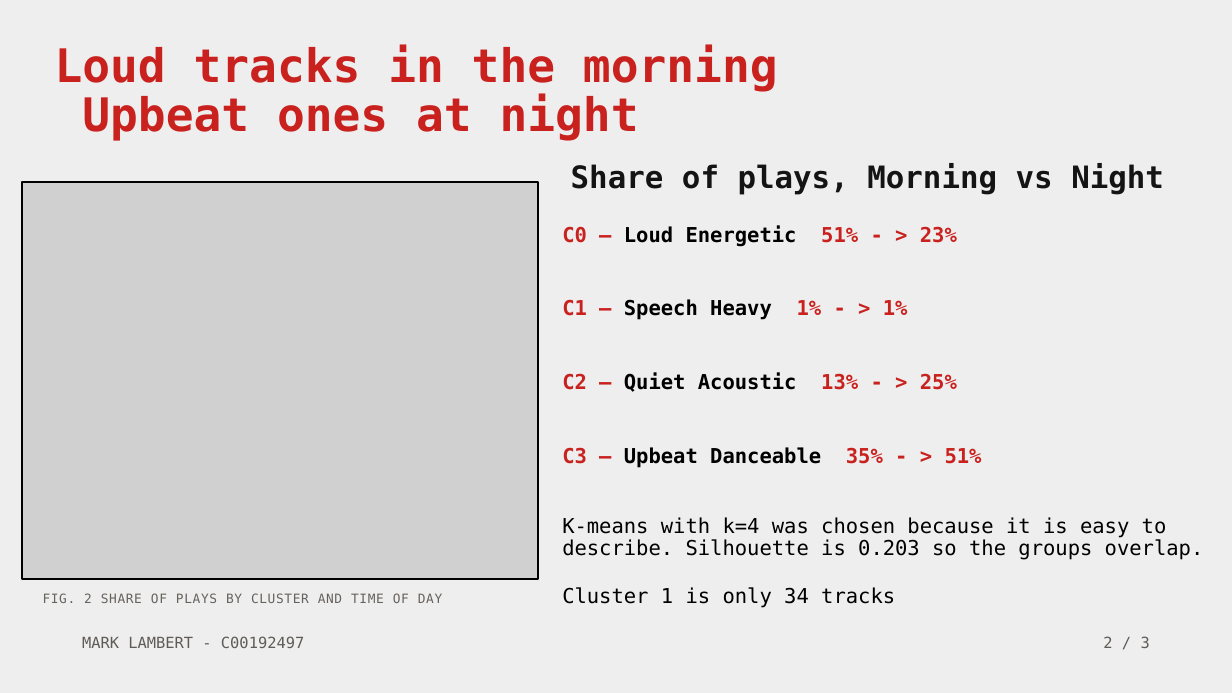
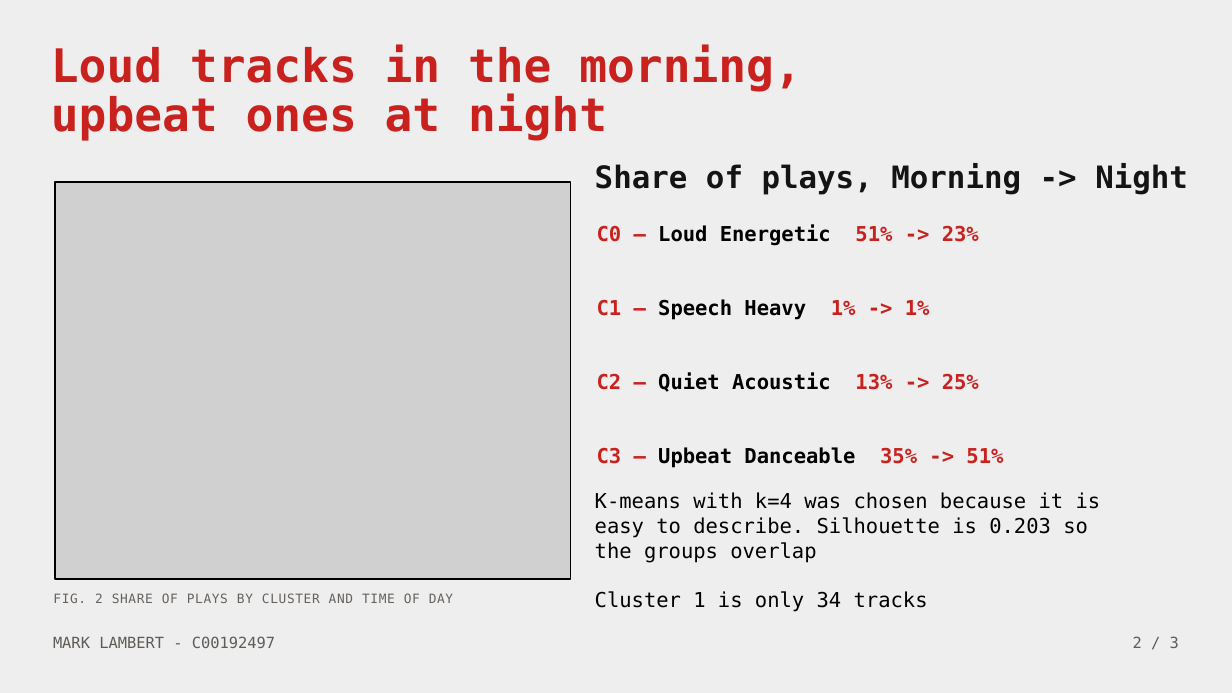
Before and after one commit to lambert-27/lastfm-datasci-portfolio, a slide deck: slide 2 of documentation/lastfm_portfolio_presentation.odp. Drawn at 1232x693 pixels with LibreOffice and Linux fonts; fonts in the diff are those of the drawing; grey boxes stand for pictures. Boxes give left, top, right and bottom in pixels: in the first picture for what was removed or moved away, otherwise in the second. Text is boxed around its words. In the diff, an @@ line names an element or a change of style, - is before the commit and + after.

```diff
--- a/documentation/lastfm_portfolio_presentation.odp
+++ b/documentation/lastfm_portfolio_presentation.odp
@@ text at [51,45,801,141]: text changed @@
-Loud tracks in the morning
-Upbeat ones at night
+Loud tracks in the morning,
+upbeat ones at night
@@ text at [595,163,1188,195]: text changed @@
-Share of plays, Morning vs Night
+Share of plays, Morning -> Night
@@ picture: place and size @@
-picture at [22,182,538,579]
+picture at [55,182,571,579]
@@ rectangle: place and size @@
-rectangle at [22,182,538,579]
+rectangle at [55,182,571,579]
@@ text at [597,225,1003,468]: text changed; bold on @@
-C0 – Loud Energetic 51% - > 23%
-C1 – Speech Heavy 1% - > 1%
-C2 – Quiet Acoustic 13% - > 25%
-C3 – Upbeat Danceable 35% - > 51%
-K-means with k=4 was chosen because it is easy to describe. Silhouette is 0.203 so the groups overlap.
-Cluster 1 is only 34 tracks
+C0 – Loud Energetic 51% -> 23%
+C1 – Speech Heavy 1% -> 1%
+C2 – Quiet Acoustic 13% -> 25%
+C3 – Upbeat Danceable 35% -> 51%
@@ text added at [595,492,1101,612], 16 pt, text #000000 @@
+K-means with k=4 was chosen because it is easy to describe. Silhouette is 0.203 so the groups overlap
+Cluster 1 is only 34 tracks
@@ text "FIG. 2 SHARE OF PLAYS ...": place and size @@
-text "FIG. 2 SHARE OF PLAYS ..." at [43,593,442,603]
+text "FIG. 2 SHARE OF PLAYS ..." at [53,593,453,603]
@@ text "MARK LAMBERT - C00192497": place and size @@
-text "MARK LAMBERT - C00192497" at [82,636,304,648]
+text "MARK LAMBERT - C00192497" at [53,636,275,648]
@@ text "2 / 3": place and size @@
-text "2 / 3" at [1103,636,1150,648]
+text "2 / 3" at [1133,636,1179,648]
```
Also in this commit, not shown: 2 other slides changed, 1 other file.
